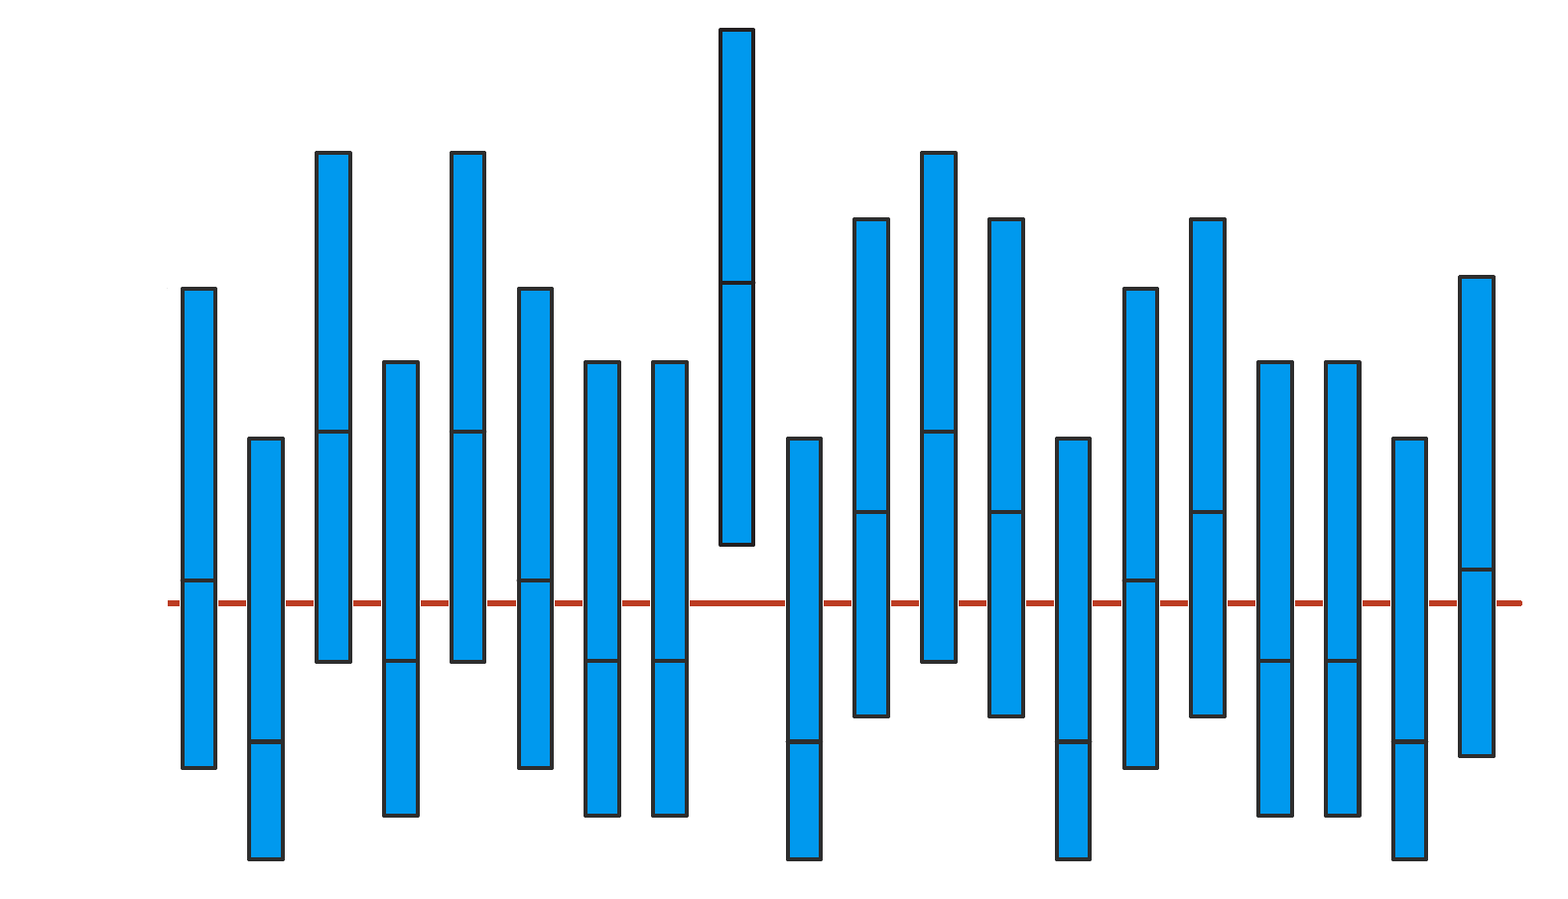
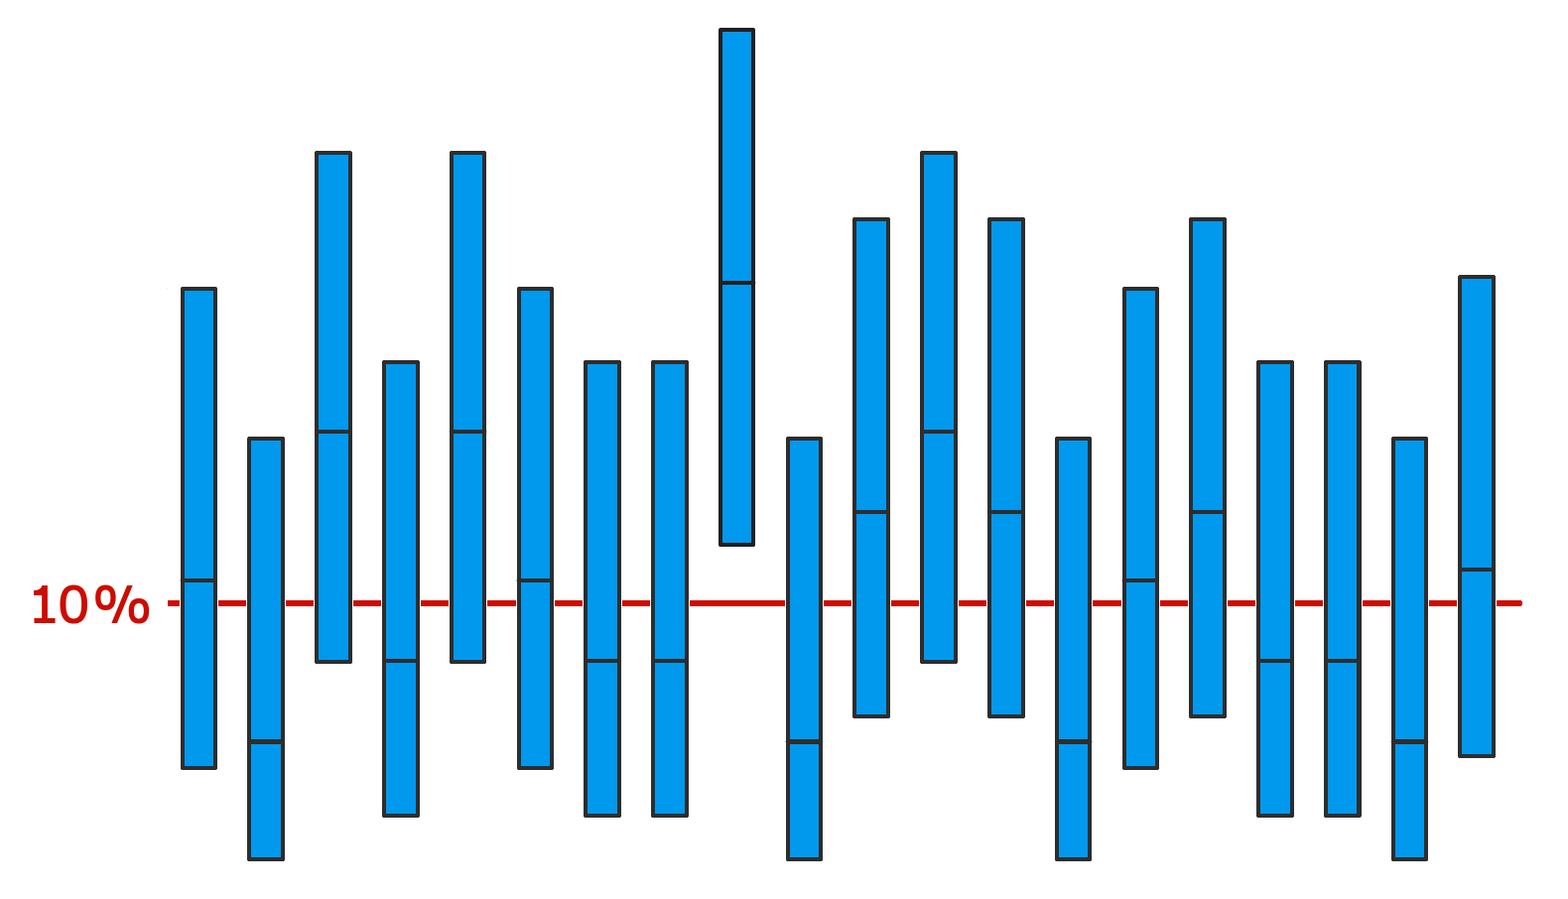
Layers edited between the first and the second 1568x899 image:
added layer "10%" above "ic.png" over [33, 584, 150, 625]
painted on "ic.png" over [167, 600, 1523, 607]